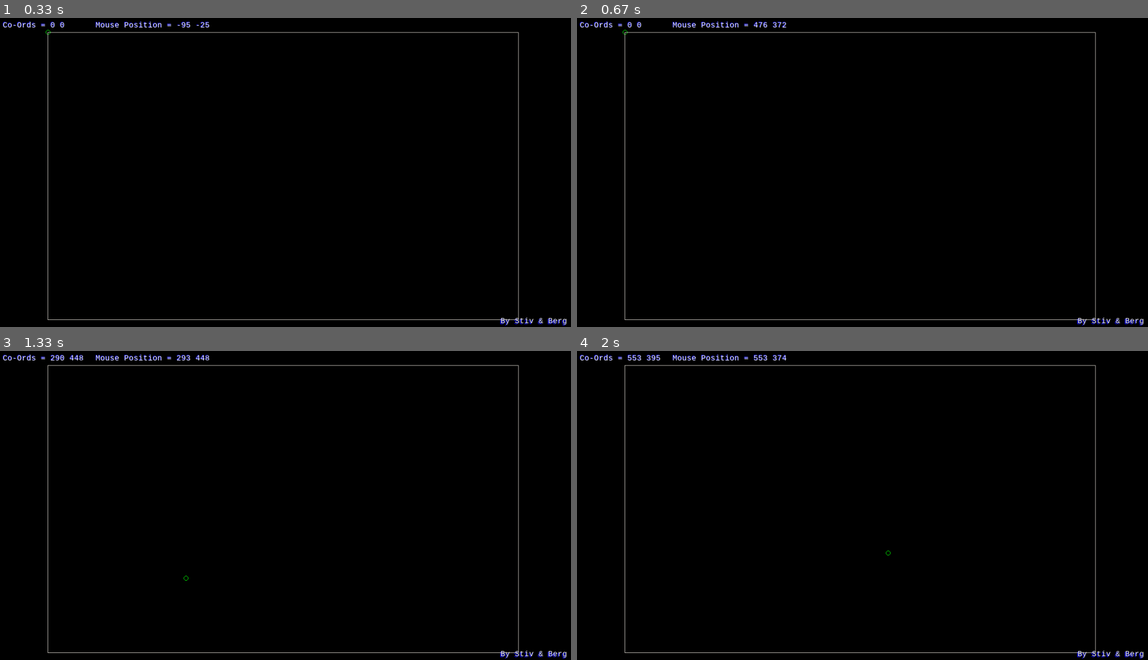
Above: before the commit, frames 1-4 (two rows, left to right).
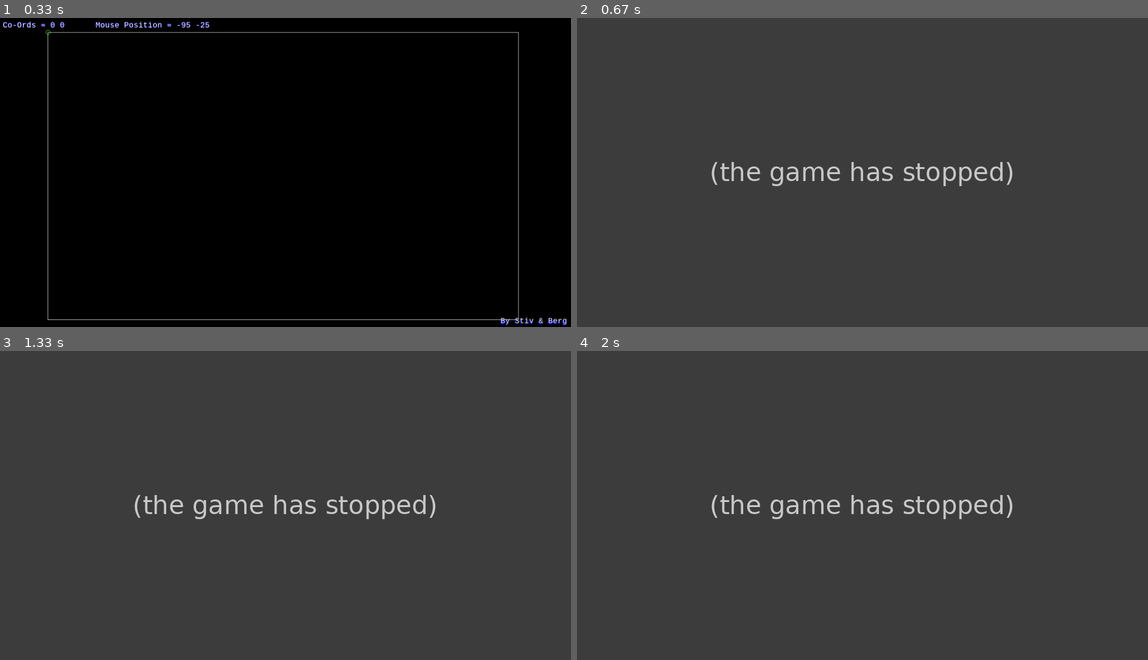
Above: after the commit, the same moments.

Repository: stivosaurus/rpi-snippets
Game: pygame game, started from reference_scripts/plotter_pygame_example.py
Two runs of this game, one before a commit and one after it. Both use one fixed random seed, a clock stepped at 60 frames per second and the inputs below. The source is Python 2; it was converted automatically to run under Python 3.
Inputs (mouse positions are in pixels of both pictures, inside the frame that each line leads up to):
- Up to frame 1 (0.33 s): no input
- Up to frame 2 (0.67 s): hold Esc from 0.33 s (still down); hold Left from 0.33 s (still down); move the mouse to (851, 209) at 0.37 s
- Up to frame 3 (1.33 s): release Esc at 0.87 s; release Left at 0.87 s; click (74, 474) at 0.95 s; hold Left from 1.23 s (still down); click (188, 579) at 1.32 s
- Up to frame 4 (2 s): release Left at 1.77 s; hold Down from 1.8 s (still down); click (885, 542) at 1.88 s

Frame 1 is identical in both runs. In frame 2, 100% of the frame differs, in the area x 0-100%, y 0-100%; in frame 3, 100%; in frame 4, 100%.
After the commit the program exited at 0.33 s; later frames show no game.

Commit message:
adding a baisc window for reference added a esc key press to end program also added a list of pygame key names

Diff:
--- /dev/null
+++ b/reference_scripts/basic_pygame.py
@@ -0,0 +1,12 @@
+import pygame
+
+pygame.init()
+screen = pygame.display.set_mode((400, 300))
+done = False
+
+while not done:
+        for event in pygame.event.get():
+                if event.type == pygame.QUIT:
+                        done = True
+
+        pygame.display.flip()
--- a/reference_scripts/plotter_pygame_example.py
+++ b/reference_scripts/plotter_pygame_example.py
@@ -77,6 +77,8 @@
     # --- Event Processing
 
     for event in pygame.event.get():
+
+
         if event.type == pygame.QUIT:
             done = True
             # User pressed down on a key
@@ -84,6 +86,7 @@
         elif event.type == pygame.KEYDOWN:
             # Figure out if it was an arrow key. If so
             # adjust speed.
+            print (pygame.key.name(event.key))
             if event.key == pygame.K_LEFT:
                 x_speed = -3
             elif event.key == pygame.K_RIGHT:
@@ -92,6 +95,8 @@
                 y_speed = -3
             elif event.key == pygame.K_DOWN:
                 y_speed = 3
+            elif event.key == pygame.K_ESCAPE:
+                sys.exit()
         #mouse position when left clicked
         if event.type == pygame.MOUSEBUTTONDOWN:
 			(mouseX, mouseY) = pygame.mouse.get_pos()
--- /dev/null
+++ b/reference_scripts/pygame_key_name.txt
@@ -0,0 +1,139 @@
+KeyASCII      ASCII   Common Name
+      K_BACKSPACE   \b      backspace
+      K_TAB         \t      tab
+      K_CLEAR               clear
+      K_RETURN      \r      return
+      K_PAUSE               pause
+      K_ESCAPE      ^[      escape
+      K_SPACE               space
+      K_EXCLAIM     !       exclaim
+      K_QUOTEDBL    "       quotedbl
+      K_HASH        #       hash
+      K_DOLLAR      $       dollar
+      K_AMPERSAND   &       ampersand
+      K_QUOTE               quote
+      K_LEFTPAREN   (       left parenthesis
+      K_RIGHTPAREN  )       right parenthesis
+      K_ASTERISK    *       asterisk
+      K_PLUS        +       plus sign
+      K_COMMA       ,       comma
+      K_MINUS       -       minus sign
+      K_PERIOD      .       period
+      K_SLASH       /       forward slash
+      K_0           0       0
+      K_1           1       1
+      K_2           2       2
+      K_3           3       3
+      K_4           4       4
+      K_5           5       5
+      K_6           6       6
+      K_7           7       7
+      K_8           8       8
+      K_9           9       9
+      K_COLON       :       colon
+      K_SEMICOLON   ;       semicolon
+      K_LESS        <       less-than sign
+      K_EQUALS      =       equals sign
+      K_GREATER     >       greater-than sign
+      K_QUESTION    ?       question mark
+      K_AT          @       at
+      K_LEFTBRACKET [       left bracket
+      K_BACKSLASH   \       backslash
+      K_RIGHTBRACKET ]      right bracket
+      K_CARET       ^       caret
+      K_UNDERSCORE  _       underscore
+      K_BACKQUOTE   `       grave
+      K_a           a       a
+      K_b           b       b
+      K_c           c       c
+      K_d           d       d
+      K_e           e       e
+      K_f           f       f
+      K_g           g       g
+      K_h           h       h
+      K_i           i       i
+      K_j           j       j
+      K_k           k       k
+      K_l           l       l
+      K_m           m       m
+      K_n           n       n
+      K_o           o       o
+      K_p           p       p
+      K_q           q       q
+      K_r           r       r
+      K_s           s       s
+      K_t           t       t
+      K_u           u       u
+      K_v           v       v
+      K_w           w       w
+      K_x           x       x
+      K_y           y       y
+      K_z           z       z
+      K_DELETE              delete
+      K_KP0                 keypad 0
+      K_KP1                 keypad 1
+      K_KP2                 keypad 2
+      K_KP3                 keypad 3
+      K_KP4                 keypad 4
+      K_KP5                 keypad 5
+      K_KP6                 keypad 6
+      K_KP7                 keypad 7
+      K_KP8                 keypad 8
+      K_KP9                 keypad 9
+      K_KP_PERIOD   .       keypad period
+      K_KP_DIVIDE   /       keypad divide
+      K_KP_MULTIPLY *       keypad multiply
+      K_KP_MINUS    -       keypad minus
+      K_KP_PLUS     +       keypad plus
+      K_KP_ENTER    \r      keypad enter
+      K_KP_EQUALS   =       keypad equals
+      K_UP                  up arrow
+      K_DOWN                down arrow
+      K_RIGHT               right arrow
+      K_LEFT                left arrow
+      K_INSERT              insert
+      K_HOME                home
+      K_END                 end
+      K_PAGEUP              page up
+      K_PAGEDOWN            page down
+      K_F1                  F1
+      K_F2                  F2
+      K_F3                  F3
+      K_F4                  F4
+      K_F5                  F5
+      K_F6                  F6
+      K_F7                  F7
+      K_F8                  F8
+      K_F9                  F9
+      K_F10                 F10
+      K_F11                 F11
+      K_F12                 F12
+      K_F13                 F13
+      K_F14                 F14
+      K_F15                 F15
+      K_NUMLOCK             numlock
+      K_CAPSLOCK            capslock
+      K_SCROLLOCK           scrollock
+      K_RSHIFT              right shift
+      K_LSHIFT              left shift
+      K_RCTRL               right ctrl
+      K_LCTRL               left ctrl
+      K_RALT                right alt
+      K_LALT                left alt
+      K_RMETA               right meta
+      K_LMETA               left meta
+      K_LSUPER              left windows key
+      K_RSUPER              right windows key
+      K_MODE                mode shift
+      K_HELP                help
+      K_PRINT               print screen
+      K_SYSREQ              sysrq
+      K_BREAK               break
+      K_MENU                menu
+      K_POWER               power
+      K_EURO                euro
+The keyboard also has a list of modifier states that can be assembled bit bitwise ORing them together.
+
+      KMOD_NONE, KMOD_LSHIFT, KMOD_RSHIFT, KMOD_SHIFT, KMOD_CAPS,
+      KMOD_LCTRL, KMOD_RCTRL, KMOD_CTRL, KMOD_LALT, KMOD_RALT,
+      KMOD_ALT, KMOD_LMETA, KMOD_RMETA, KMOD_META, KMOD_NUM, KMOD_MODE
